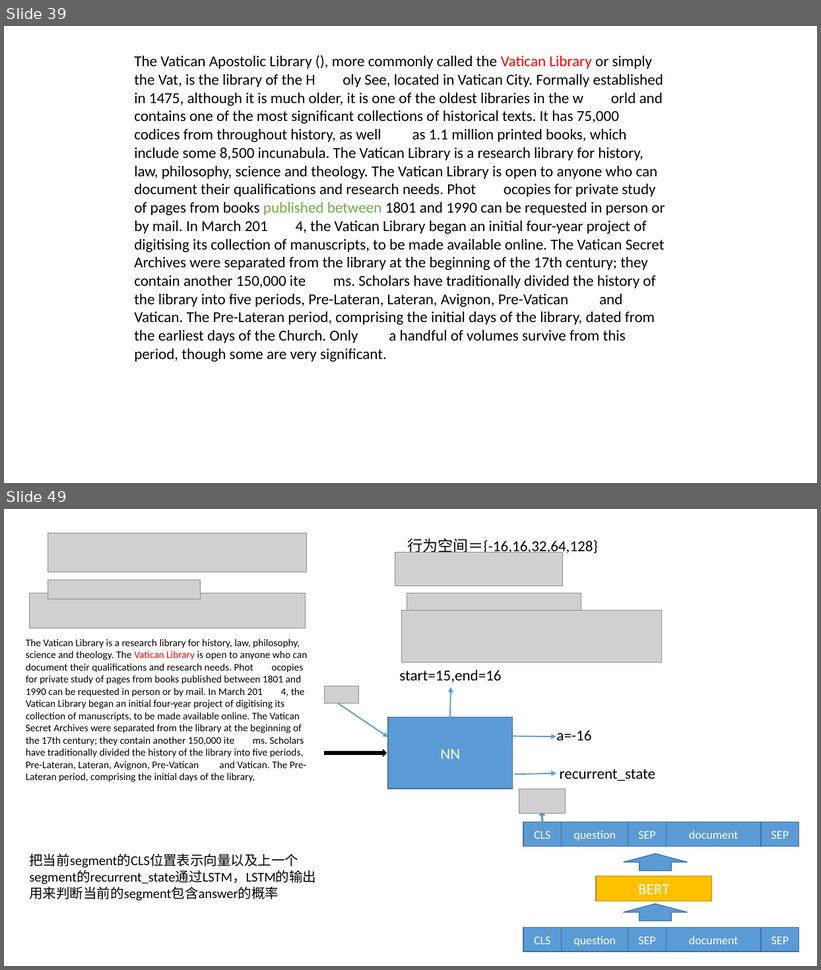
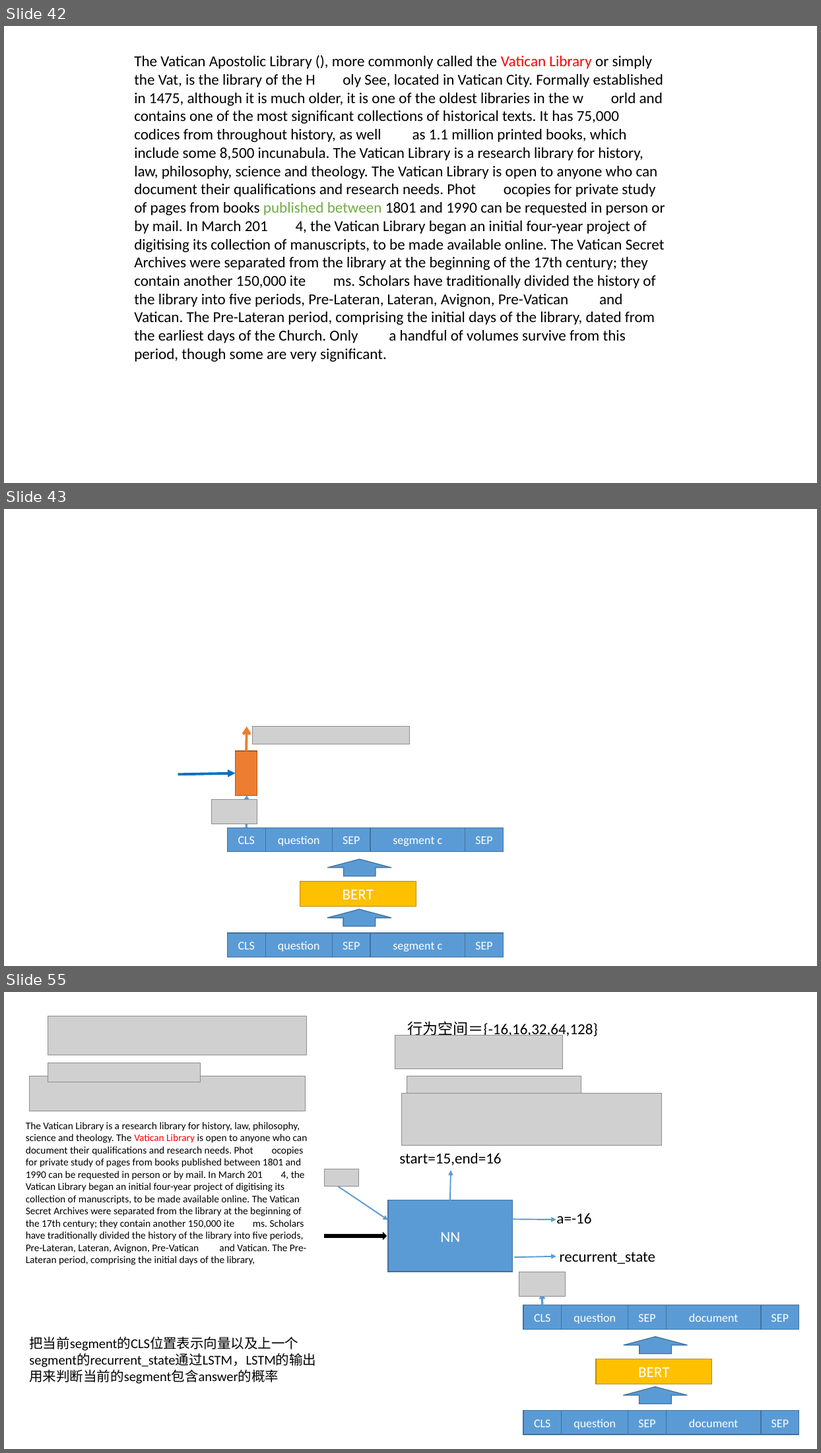
Before and after one commit to xhsun1997/rumor_project, a slide deck: 新建 PPT 演示文稿.ppt. Shown one above the other, each under a label of ours: slides 39 and 49 before the commit, slides 42, 43 and 55 after it; the slides between them are not shown. The pictures are 821x970 and 821x1453 pixels, drawn with LibreOffice and Linux fonts; fonts in the diff are those of the drawing; grey boxes stand for pictures. Boxes give left, top, right and bottom in pixels: in the first picture for what was removed or moved away, otherwise in the second. Text is boxed around its words. In the diff, an @@ line names an element or a change of style, - is before the commit and + after.

```diff
--- a/新建 PPT 演示文稿.ppt
+++ b/新建 PPT 演示文稿.ppt
@@ slide 43 added at [4, 509, 817, 966], background #FFFFFF @@
@@ arrow added from (246, 751) to (247, 727), #ED7D31 3 pt @@
@@ picture added at [252, 727, 409, 744] @@
@@ rectangle added at [235, 751, 257, 795], fill #ED7D31, outline #AE5A21 0.99 pt @@
@@ arrow added from (178, 774) to (235, 774), #0070C0 3 pt @@
@@ picture added at [211, 799, 257, 824] @@
@@ arrow added from (247, 828) to (247, 795), #5B9BD5 2.49 pt @@
@@ rectangle added at [227, 828, 265, 852], fill #5B9BD5, outline #41719C 0.99 pt, 14 pt, text #FFFFFF @@
+CLS
@@ rectangle added at [265, 828, 333, 852], fill #5B9BD5, outline #41719C 0.99 pt, 14 pt, text #FFFFFF @@
+question
@@ rectangle added at [332, 828, 370, 852], fill #5B9BD5, outline #41719C 0.99 pt, 14 pt, text #FFFFFF @@
+SEP
@@ rectangle added at [370, 828, 465, 852], fill #5B9BD5, outline #41719C 0.99 pt, 14 pt, text #FFFFFF @@
+segment c
@@ rectangle added at [465, 828, 502, 852], fill #5B9BD5, outline #41719C 0.99 pt, 14 pt, text #FFFFFF @@
+SEP
@@ up arrow added at [327, 859, 391, 877], fill #5B9BD5, outline #41719C 0.99 pt @@
@@ rectangle added at [300, 881, 415, 906], fill #FFC000, outline #BC8C00 0.99 pt, 18 pt, text #FFFFFF @@
+BERT
@@ up arrow added at [327, 910, 391, 927], fill #5B9BD5, outline #41719C 0.99 pt @@
@@ rectangle added at [227, 933, 265, 957], fill #5B9BD5, outline #41719C 0.99 pt, 14 pt, text #FFFFFF @@
+CLS
@@ rectangle added at [265, 933, 333, 957], fill #5B9BD5, outline #41719C 0.99 pt, 14 pt, text #FFFFFF @@
+question
@@ rectangle added at [332, 933, 370, 957], fill #5B9BD5, outline #41719C 0.99 pt, 14 pt, text #FFFFFF @@
+SEP
@@ rectangle added at [370, 933, 465, 957], fill #5B9BD5, outline #41719C 0.99 pt, 14 pt, text #FFFFFF @@
+segment c
@@ rectangle added at [465, 933, 502, 957], fill #5B9BD5, outline #41719C 0.99 pt, 14 pt, text #FFFFFF @@
+SEP
@@ what was slide 39 is now slide 42 @@
@@ what was slide 49 is now slide 55 @@
```
Also in this commit, not shown: 22 slides changed, 13 other slides added, 4 slides removed.
